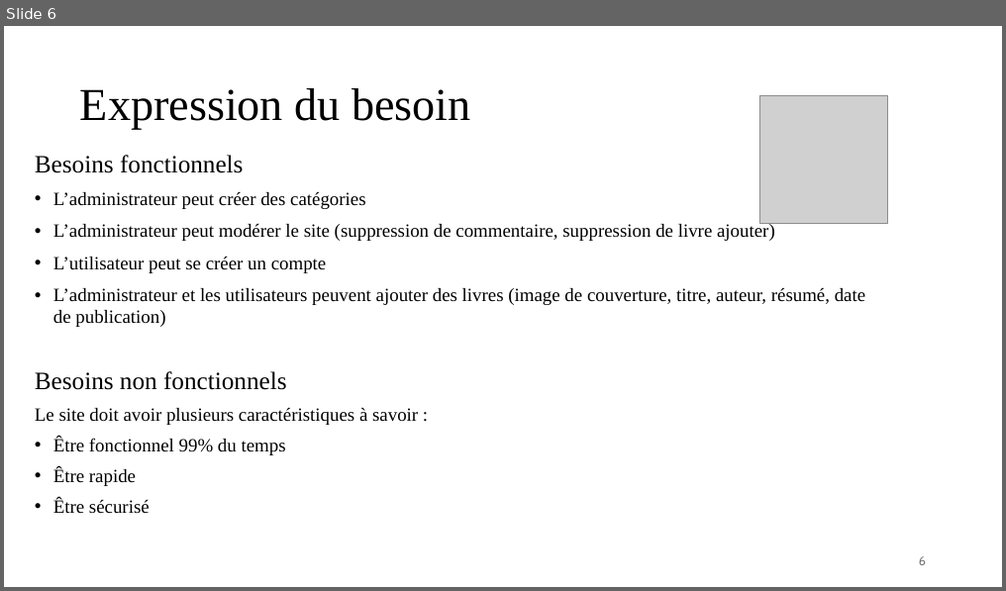
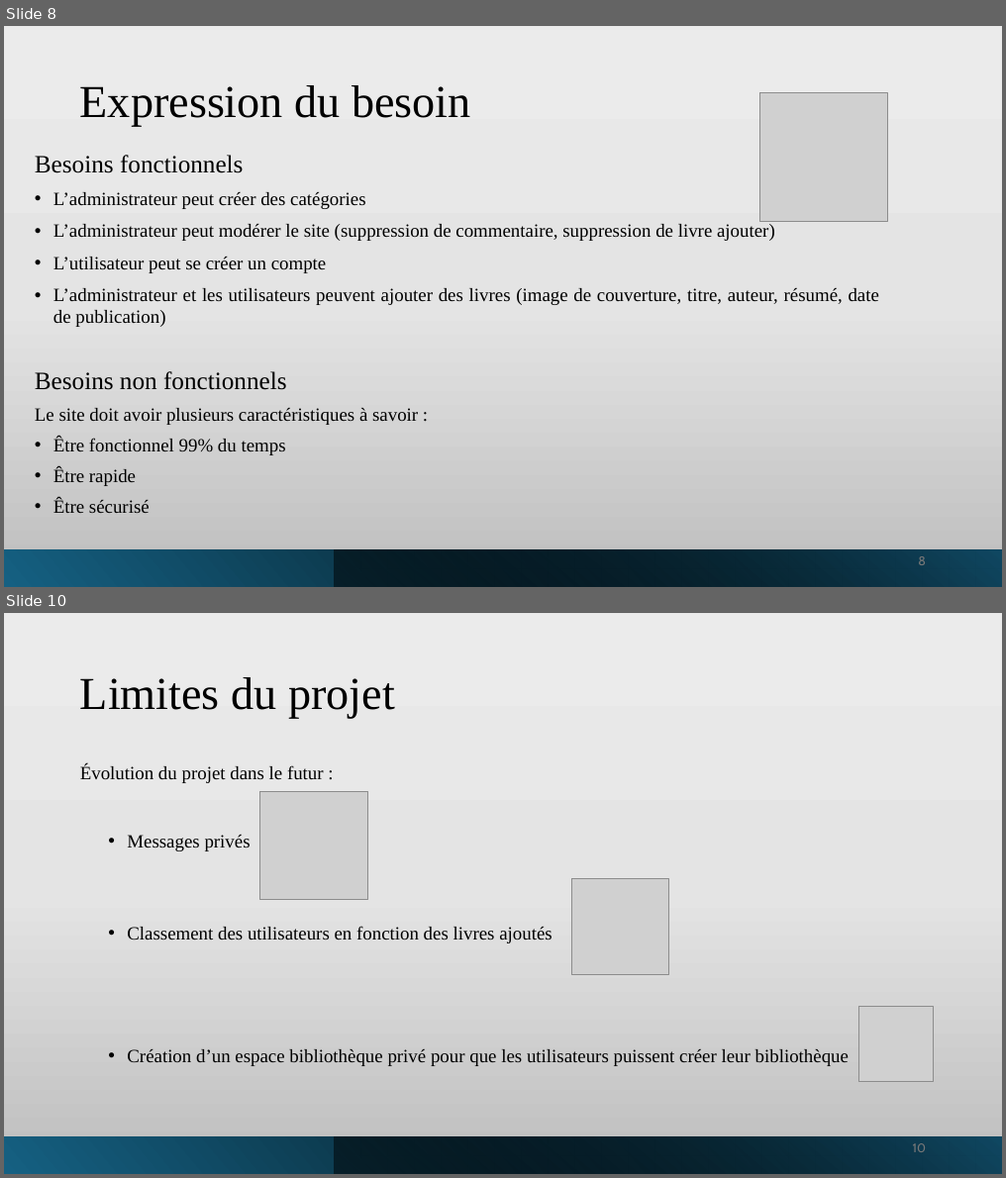
Before and after one commit to manelbenhamouda/projets-CDA, a slide deck: Diaporama_Haldan.pptx. Shown one above the other, each under a label of ours: slide 6 before the commit, slides 8 and 10 after it; the slides between them are not shown. The pictures are 1006x591 and 1006x1178 pixels, drawn with LibreOffice and Linux fonts; fonts in the diff are those of the drawing; grey boxes stand for pictures. Boxes give left, top, right and bottom in pixels: in the first picture for what was removed or moved away, otherwise in the second. Text is boxed around its words. In the diff, an @@ line names an element or a change of style, - is before the commit and + after.

```diff
--- a/Diaporama_Haldan.pptx
+++ b/Diaporama_Haldan.pptx
@@ slide 10 added at bbox=[4, 613, 1002, 1174], background gradient #ECECEC to #E5E5E5 to #BEBEBE @@
@@ title added at bbox=[80, 677, 395, 718], 44 pt, text #000000 @@
+Limites du projet
@@ text added at bbox=[80, 764, 324, 783], 18 pt, text #000000 @@
+Évolution du projet dans le futur :
@@ picture added at bbox=[260, 792, 368, 900] @@
@@ text added at bbox=[127, 835, 848, 1066], 18 pt, text #000000 @@
+• Messages privés
+• Classement des utilisateurs en fonction des livres ajoutés
+• Création d’un espace bibliothèque privé pour que les utilisateurs puissent créer leur bibliothèque
@@ picture added at bbox=[572, 878, 668, 974] @@
@@ picture added at bbox=[859, 1007, 934, 1081] @@
@@ rectangle added at bbox=[4, 1137, 1002, 1174], fill gradient #156082 to #000000 @@
@@ rectangle added at bbox=[335, 1137, 1002, 1174], fill gradient #000000 to #104862 @@
@@ page number added at bbox=[913, 1144, 926, 1153], 12 pt, text #797979 @@
+10
@@ what was slide 6 is now slide 8 @@
@@ slide 8 changed as well @@
@@ background #FFFFFF to gradient #ECECEC to #E5E5E5 to #BEBEBE @@
@@ text "Besoins fonctionnels" at bbox=[35, 155, 879, 327]: alignment left to justified @@
@@ text "Besoins non fonctionnels" at bbox=[35, 372, 418, 513]: alignment left to justified @@
@@ rectangle added at bbox=[4, 550, 1002, 587], fill gradient #156082 to #000000 @@
@@ rectangle added at bbox=[335, 550, 1002, 587], fill gradient #000000 to #104862 @@
@@ page number at bbox=[918, 557, 926, 566]: text changed @@
-6
+8
```
Also in this commit, not shown: 7 other slides changed, 12 other slides added.
